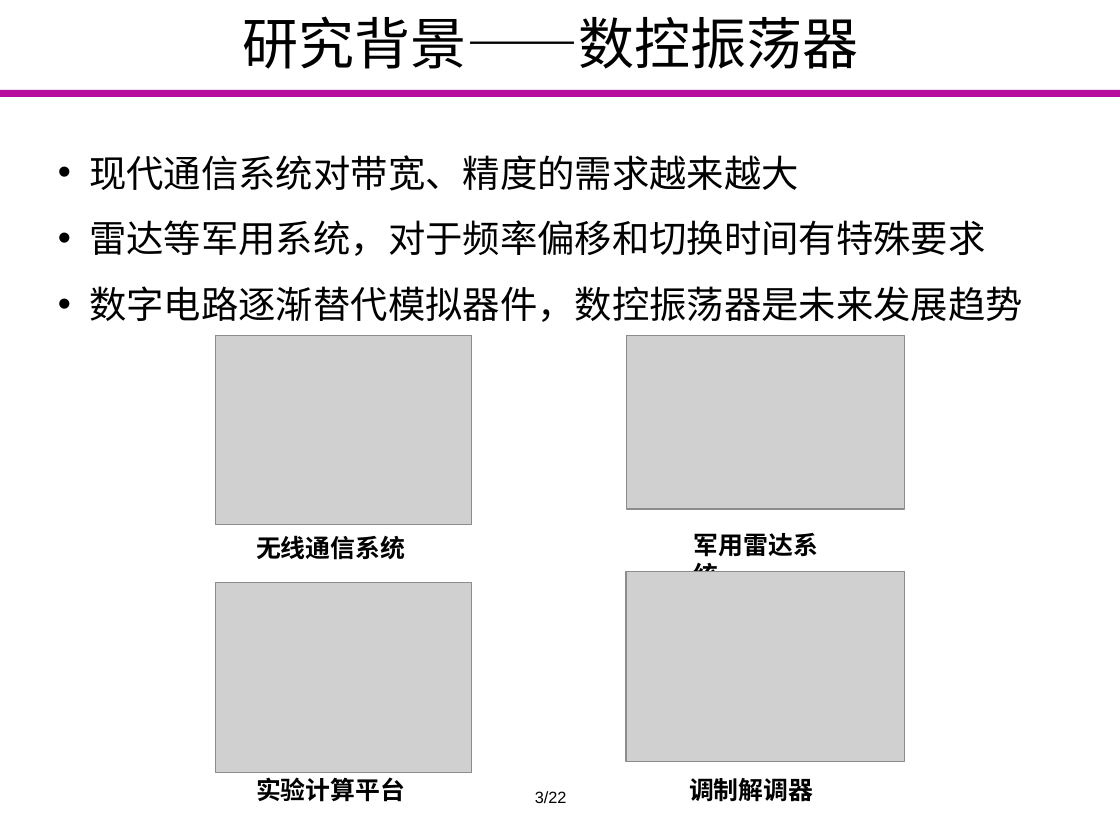
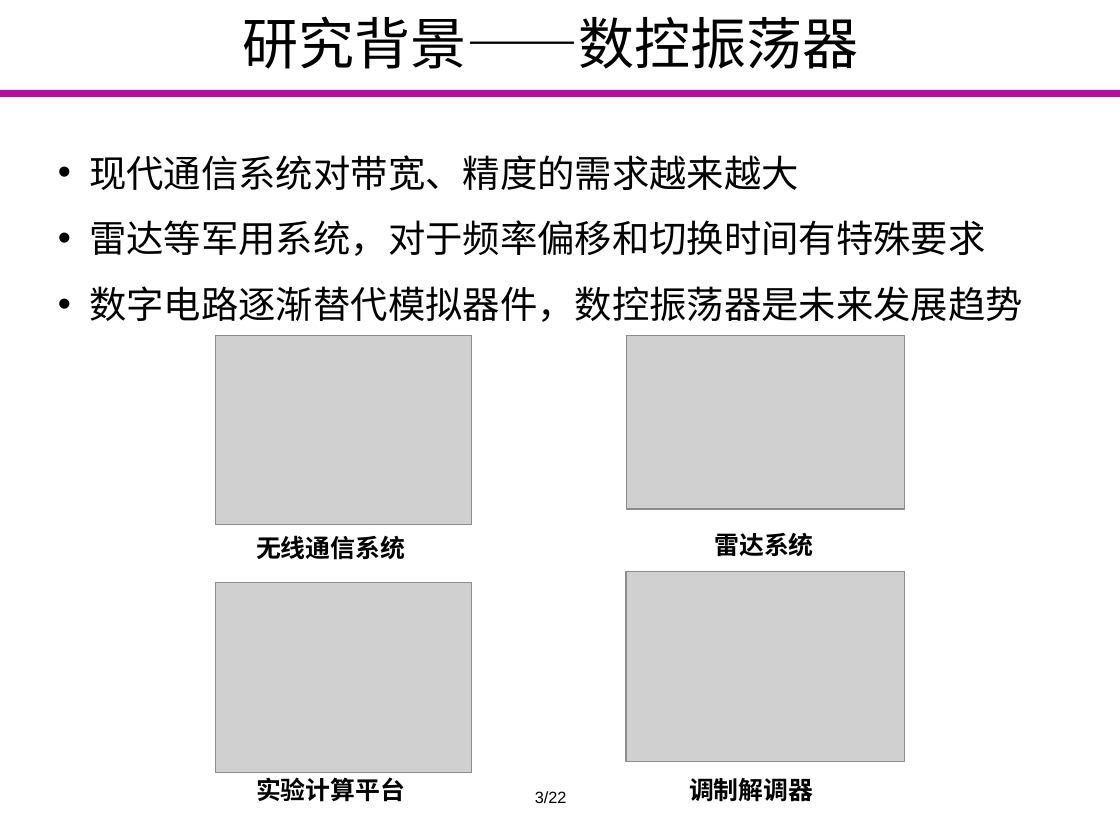
Before and after one commit to Markov2016/kaiti, a slide deck: slide 4 of ppt/yyx_v1.0.pptx. Drawn at 1120x840 pixels with LibreOffice and Linux fonts; fonts in the diff are those of the drawing; grey boxes stand for pictures; background and template pictures are left out. Boxes give left, top, right and bottom in pixels: in the first picture for what was removed or moved away, otherwise in the second. Text is boxed around its words. In the diff, an @@ line names an element or a change of style, - is before the commit and + after.

Commit message:
5309 test

```diff
--- a/ppt/yyx_v1.0.pptx
+++ b/ppt/yyx_v1.0.pptx
@@ text at (714,533,813,556): text changed @@
-军用雷达系统
+雷达系统
```
